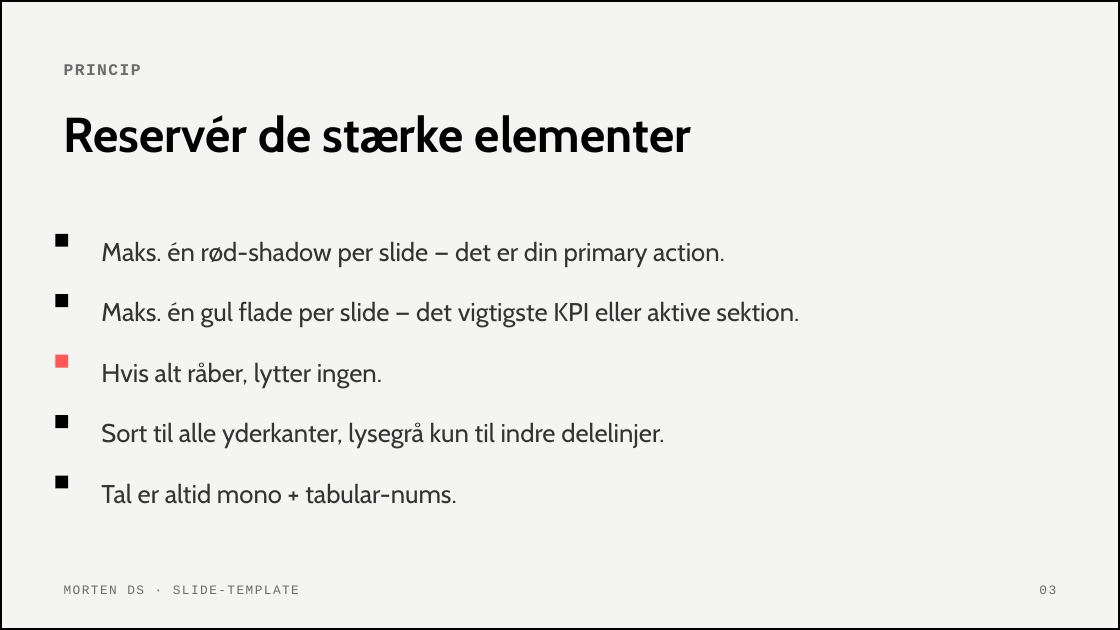
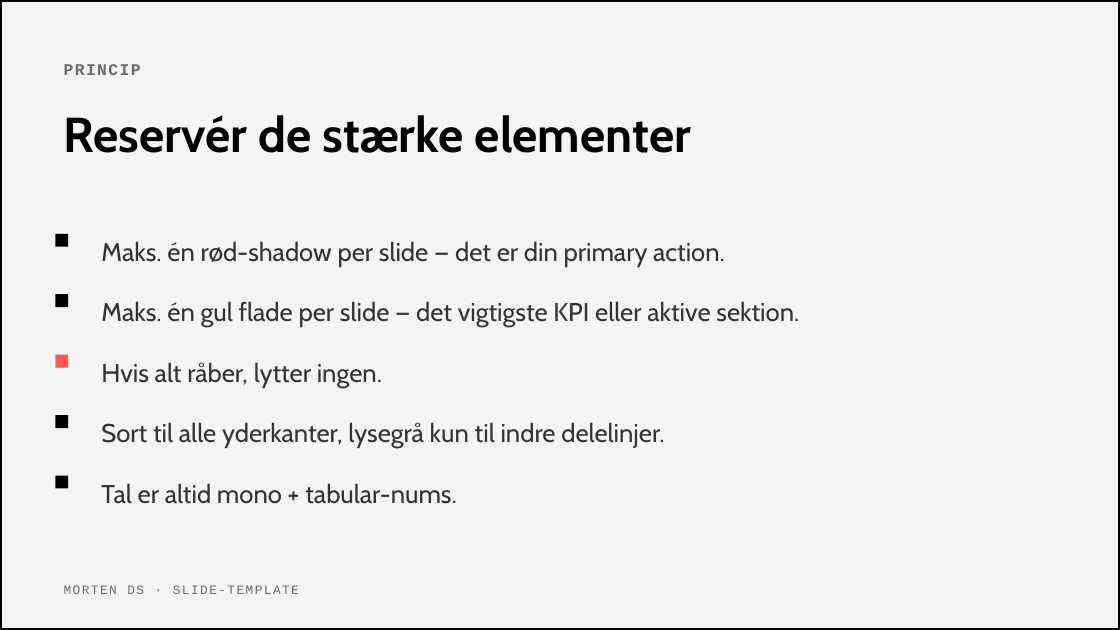
Before and after one commit to morten1415-maker/morten-slides, a slide deck: slide 3 of morten-ds-example.pptx. Drawn at 1120x630 pixels with LibreOffice and Linux fonts; fonts in the diff are those of the drawing. Boxes give left, top, right and bottom in pixels: in the first picture for what was removed or moved away, otherwise in the second. Text is boxed around its words. In the diff, an @@ line names an element or a change of style, - is before the commit and + after.

```diff
--- a/morten-ds-example.pptx
+++ b/morten-ds-example.pptx
@@ text removed at (x1=1039, y1=585, x2=1056, y2=594) @@
-03
```
Also in this commit, not shown: 16 other slides changed, 5 other files.
